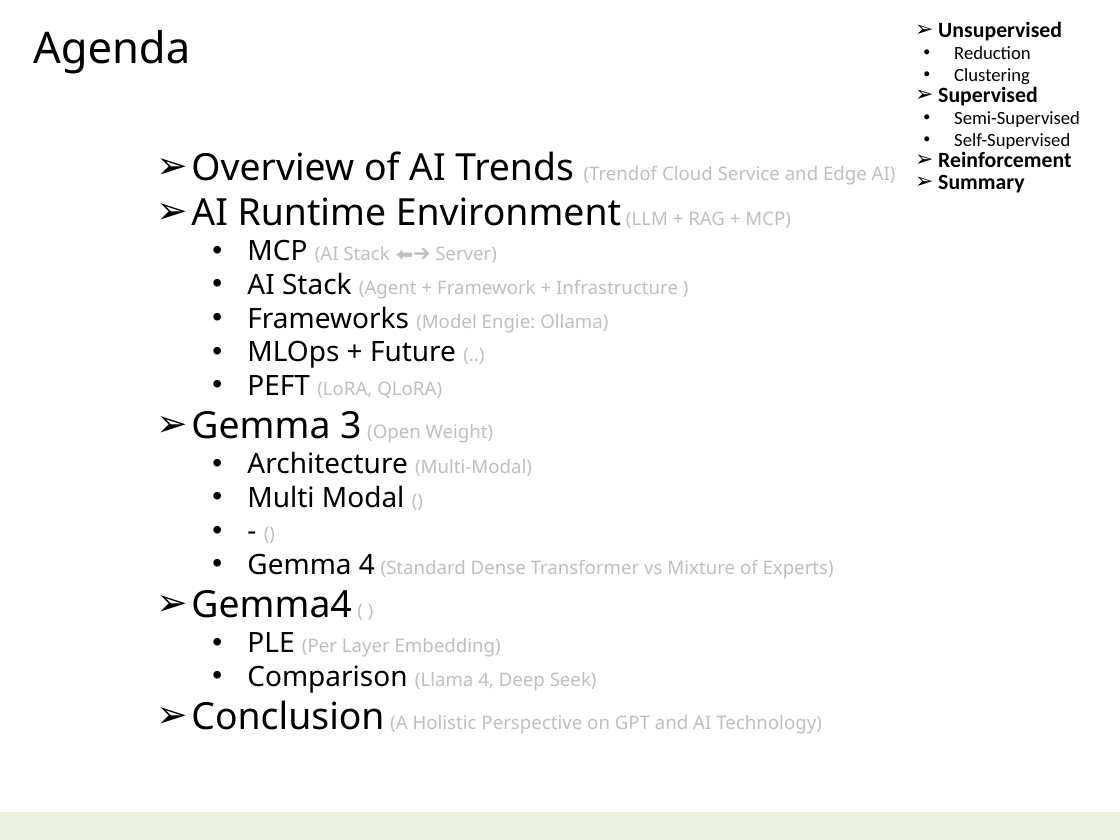
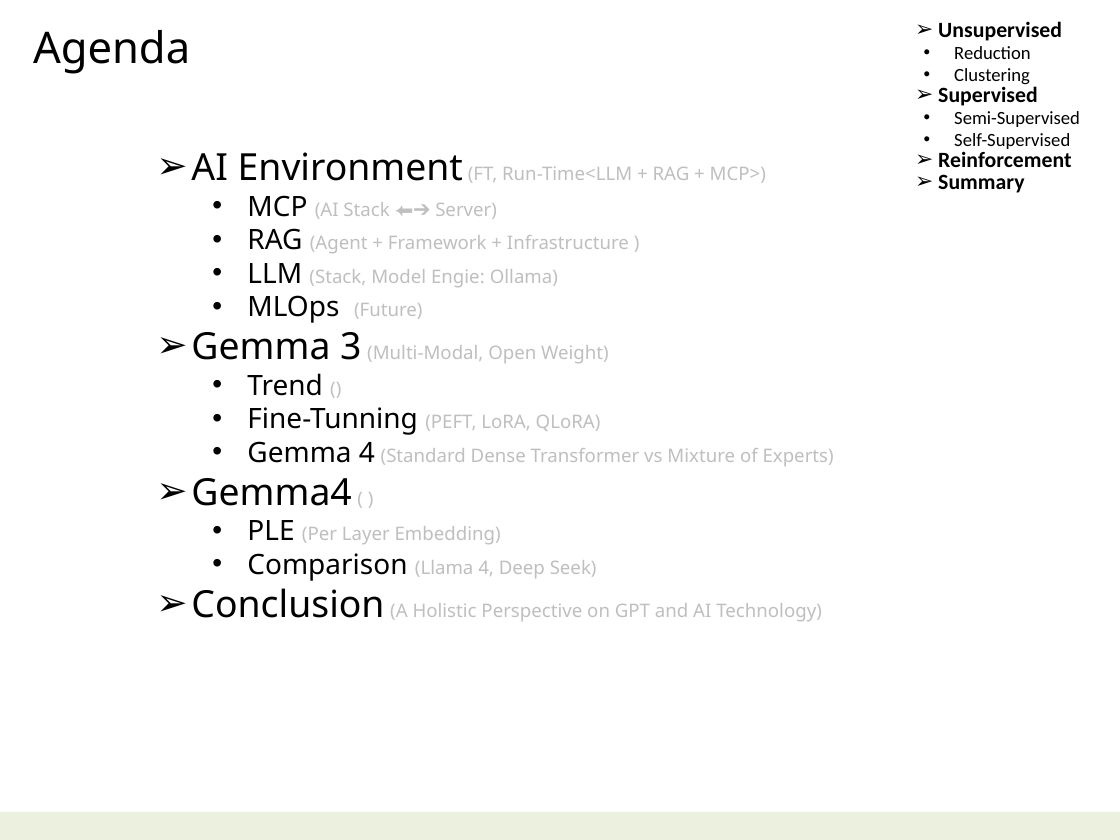
Before and after one commit to navibator/crazy-ai, a slide deck: slide 2 of ai-gemma.pptx. Drawn at 1120x840 pixels with LibreOffice and Linux fonts; fonts in the diff are those of the drawing. Boxes give left, top, right and bottom in pixels: in the first picture for what was removed or moved away, otherwise in the second. Text is boxed around its words. In the diff, an @@ line names an element or a change of style, - is before the commit and + after.

```diff
--- a/ai-gemma.pptx
+++ b/ai-gemma.pptx
@@ text at bbox=[191, 152, 766, 183]: text changed @@
-➢ Overview of AI Trends (Trendof Cloud Service and Edge AI)
-➢ AI Runtime Environment (LLM + RAG + MCP)
+➢ AI Environment (FT, Run-Time<LLM + RAG + MCP>)
@@ text at bbox=[191, 228, 629, 435]: text changed @@
-  • AI Stack (Agent + Framework + Infrastructure )
-  • Frameworks (Model Engie: Ollama)
-  • MLOps + Future (..)
-  • PEFT (LoRA, QLoRA)
-➢ Gemma 3 (Open Weight)
-  • Architecture (Multi-Modal)
-  • Multi Modal ()
-  • - ()
+  • RAG (Agent + Framework + Infrastructure )
+  • LLM (Stack, Model Engie: Ollama)
+  • MLOps (Future)
+➢ Gemma 3 (Multi-Modal, Open Weight)
+  • Trend ()
+  • Fine-Tunning (PEFT, LoRA, QLoRA)
```
Also in this commit, not shown: 4 other slides changed, 1 slide added, 3 slides removed, 1 other file.
